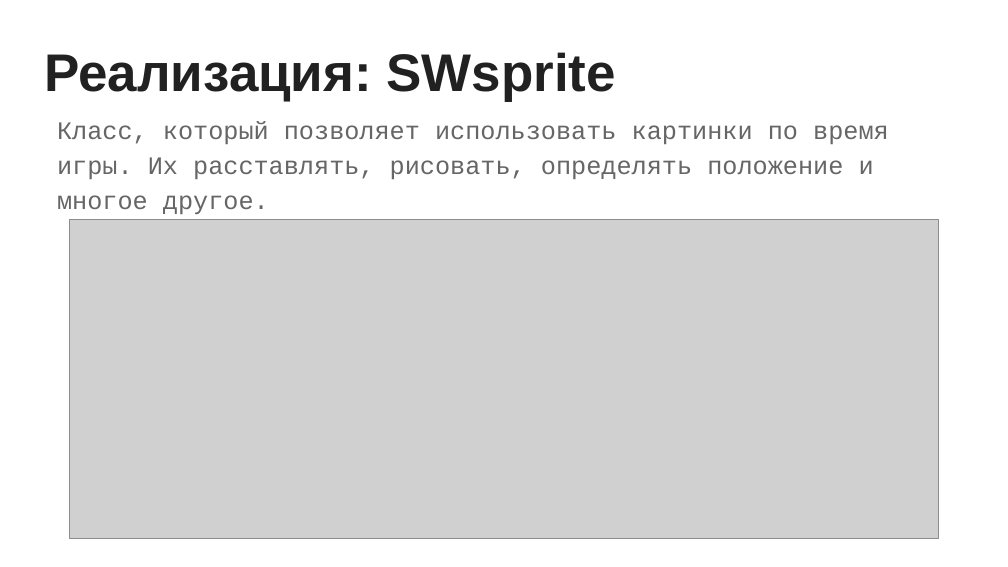
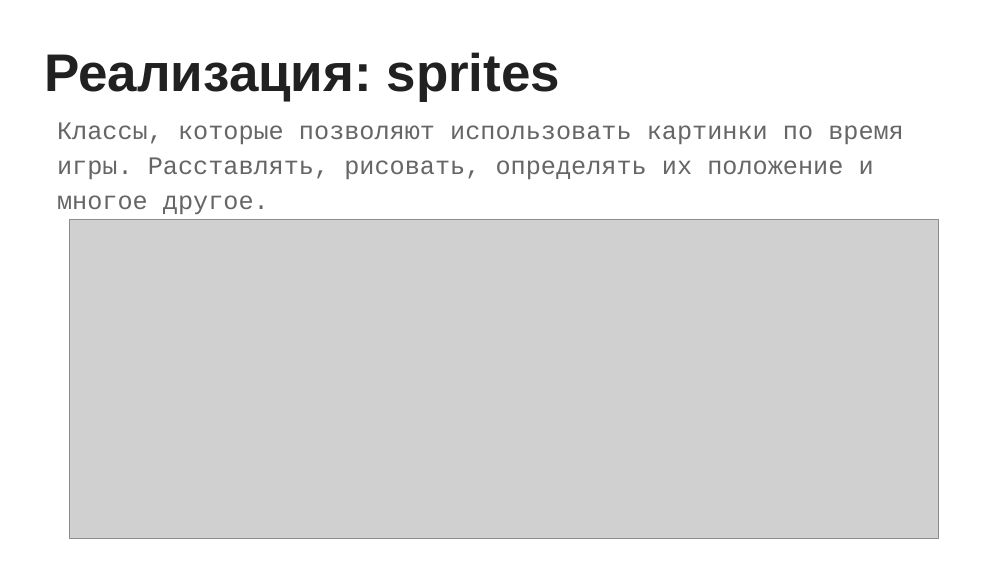
Before and after one commit to SyberiaK/spacewar, a slide deck: slide 8 of doc/Spacewar.pptx. Drawn at 1008x567 pixels with LibreOffice and Linux fonts; fonts in the diff are those of the drawing; grey boxes stand for pictures. Boxes give left, top, right and bottom in pixels: in the first picture for what was removed or moved away, otherwise in the second. Text is boxed around its words. In the diff, an @@ line names an element or a change of style, - is before the commit and + after.

```diff
--- a/doc/Spacewar.pptx
+++ b/doc/Spacewar.pptx
@@ title at [44, 52, 560, 101]: text changed @@
-Реализация: SWsprite
+Реализация: sprites
@@ text at [57, 122, 904, 214]: text changed @@
-Класс, который позволяет использовать картинки по время игры. Их расставлять, рисовать, определять положение и многое другое.
+Классы, которые позволяют использовать картинки по время игры. Расставлять, рисовать, определять их положение и многое другое.
```
Also in this commit, not shown: 2 other slides changed, 4 slides added, 1 slide removed.
